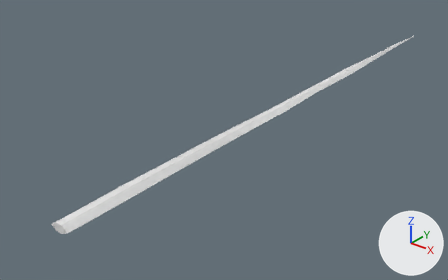
An edit to the glTF model godot/assets/waffen/modelle/degenklinge/t4_1.glb, drawn before and after from the same camera.
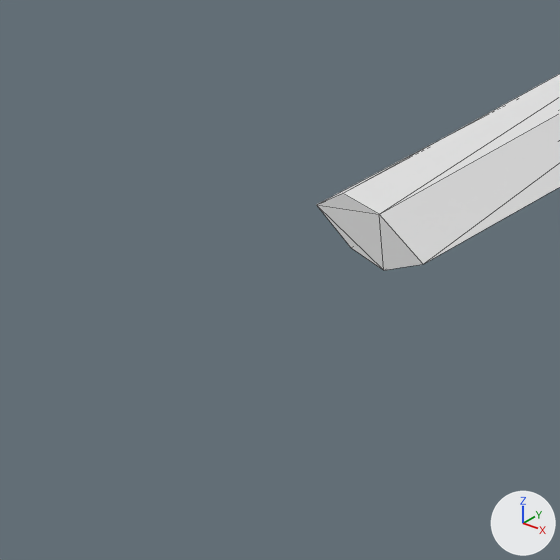
Old and new are each drawn whole from a 50 mm lens placed at (0.471, -0.208, 0.363), pointed at (-0.063, 0.46, -0.051) and again close up on the part from 0% to 20% of the width and 68% to 100% of the height. Every picture has the same lights, and +X, +Y and +Z are marked at lower right. The older version's two pictures come first. The close-ups show mesh edges as thin lines. Vertices at exactly the same position are counted once.

The first close-up shows 'degenklinge_t4_1'.
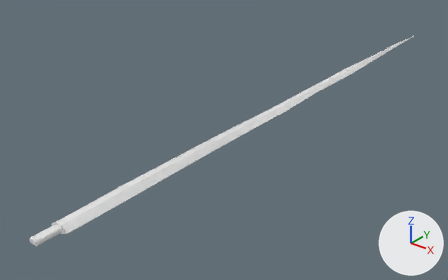
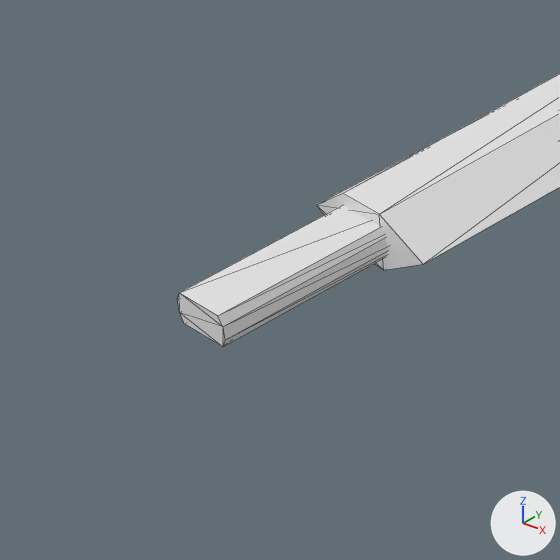
Boxes [x1, y1, x2, y2] around the edits, measured in the close-ups (560 x 560 px):
'degenklinge_t4_1', reshaped
    before: [317, 74, 560, 270]
    after: [177, 74, 560, 347]
part 1 of me_degenklinge_t4_1, added
    after: [177, 206, 388, 347]

The change, as a diff of the scene's bpy script:
```diff
--- a/godot/assets/waffen/modelle/degenklinge/t4_1.glb.py
+++ b/godot/assets/waffen/modelle/degenklinge/t4_1.glb.py
@@ me_degenklinge_t4_1 @@
 # used by ob_degenklinge_t4_1; location = (0.0, 0.0, 0.0)
-me_degenklinge_t4_1.from_pydata(...)  # 55 vertices, 106 faces; spans x -0.014..0.015, y 0.107..1.01, z -0.007..0.007
+me_degenklinge_t4_1.from_pydata(...)  # 71 vertices, 134 faces; spans x -0.014..0.015, y 0.075..1.01, z -0.007..0.007
+# me_degenklinge_t4_1 part 1: a new loose piece of 16 vertices spanning x -0.006..0.006, y 0.075..0.119, z -0.003..0.003, in mat_eis (white #e7e7e7)
 me_degenklinge_t4_1.materials.append(mat_eis)
```
